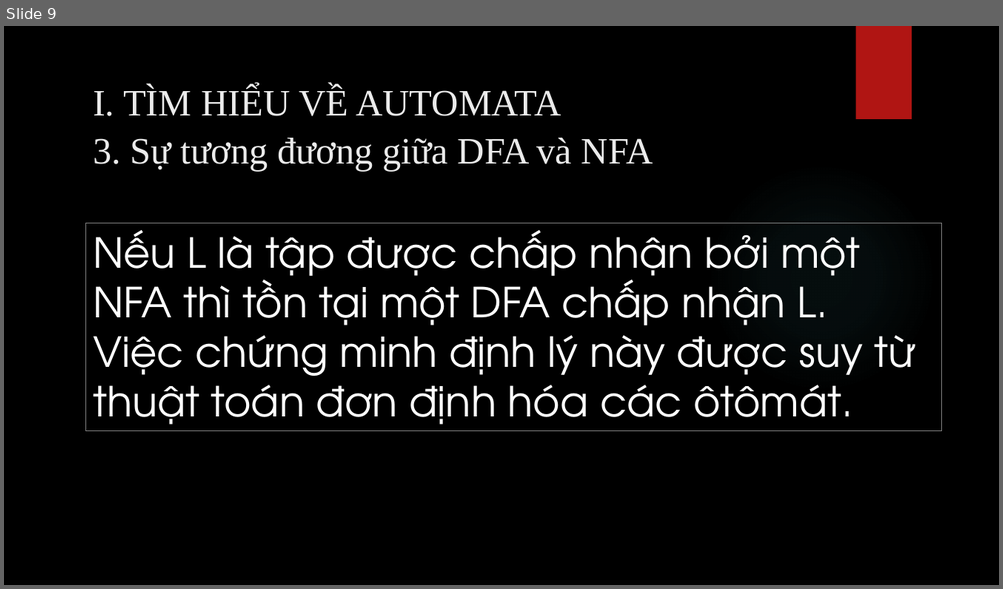
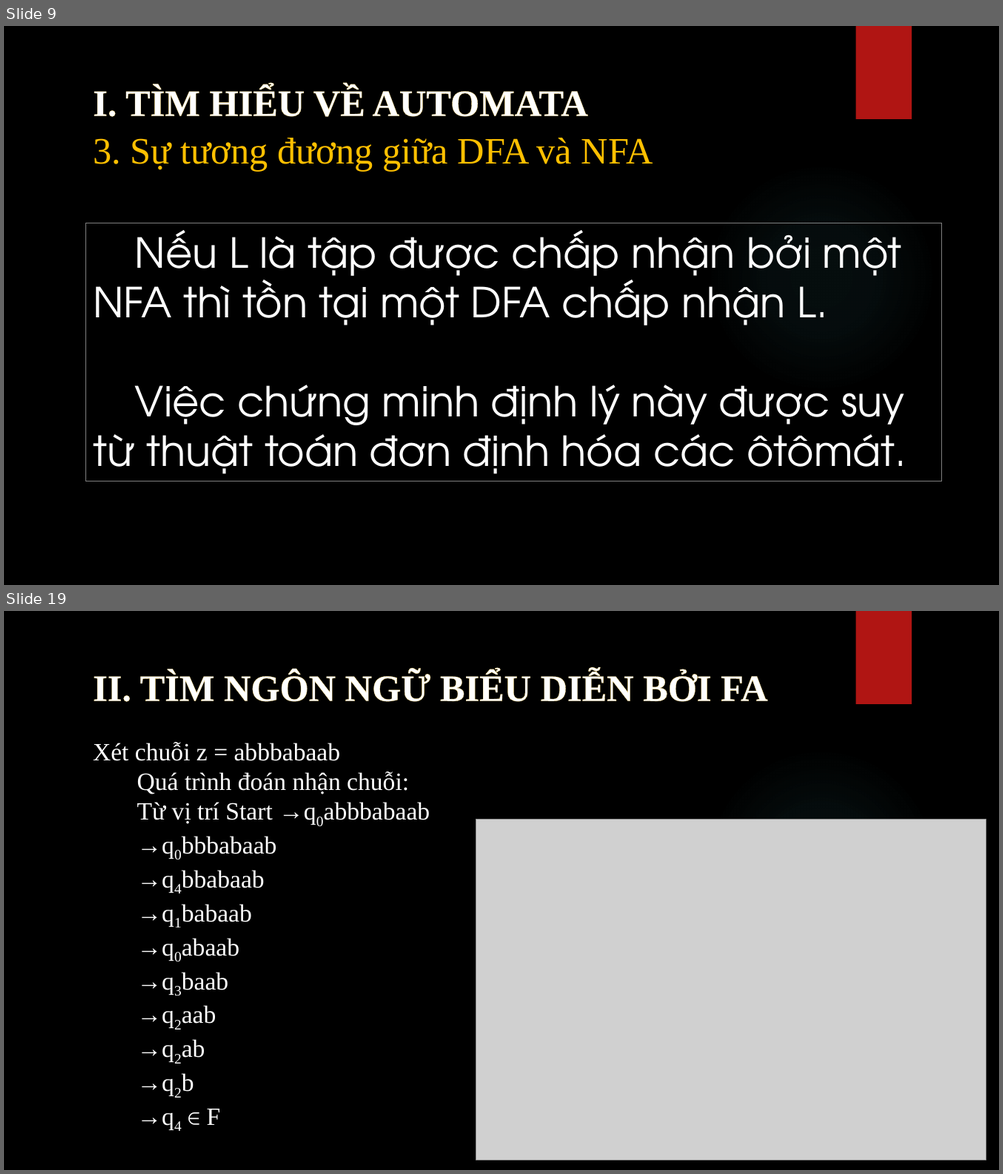
Before and after one commit to bahao113/TieuLuanNNHTvaTinhToan, a slide deck: bao cao.pptx. Shown one above the other, each under a label of ours: slide 9 before the commit, slides 9 and 19 after it; the slides between them are not shown. The pictures are 1003x589 and 1003x1174 pixels, drawn with LibreOffice and Linux fonts; fonts in the diff are those of the drawing; grey boxes stand for pictures; background and template pictures are left out. Boxes give left, top, right and bottom in pixels: in the first picture for what was removed or moved away, otherwise in the second. Text is boxed around its words. In the diff, an @@ line names an element or a change of style, - is before the commit and + after.

```diff
--- a/bao cao.pptx
+++ b/bao cao.pptx
@@ slide 19 added at (x1=4, y1=611, x2=999, y2=1170), background picture (left out); not listed: 2 template elements that a slide beside it also shows @@
@@ text added at (x1=93, y1=672, x2=767, y2=702), 36 pt, text #FFFFFF, bold @@
+II. TÌM NGÔN NGỮ BIỂU DIỄN BỞI FA
@@ text added at (x1=93, y1=742, x2=409, y2=824), 24 pt, text #FFFFFF @@
+Xét chuỗi z = abbbabaab
+Quá trình đoán nhận chuỗi:
+Từ vị trí Start →q0abbbabaab
+→q0bbbabaab
+→q4bbabaab
+→q1babaab
+→q0abaab
+→q3baab
+→q2aab
+→q2ab
+→q2b
+→q4 ∈ F
@@ picture added at (x1=476, y1=820, x2=987, y2=1160) @@
@@ slide 9 changed as well @@
@@ text "I. TÌM HIỂU VỀ AUTOMATA" at (x1=93, y1=87, x2=588, y2=117): text colour #EBEBEB to #FFFFFF, letter outline none to #F0D47F 0.52 pt, bold on @@
@@ text "3. Sự tương đương giữa ..." at (x1=93, y1=138, x2=653, y2=171): text colour #EBEBEB to #FFC000 @@
@@ rectangle "Nếu L là tập được ..." resized from (x1=85, y1=223, x2=941, y2=431) to (x1=85, y1=223, x2=941, y2=482) @@
@@ rectangle "Nếu L là tập được ..." at (x1=85, y1=223, x2=941, y2=482): indent changed @@
```
Also in this commit, not shown: 8 other slides changed, 10 other slides added, 1 slide removed.
